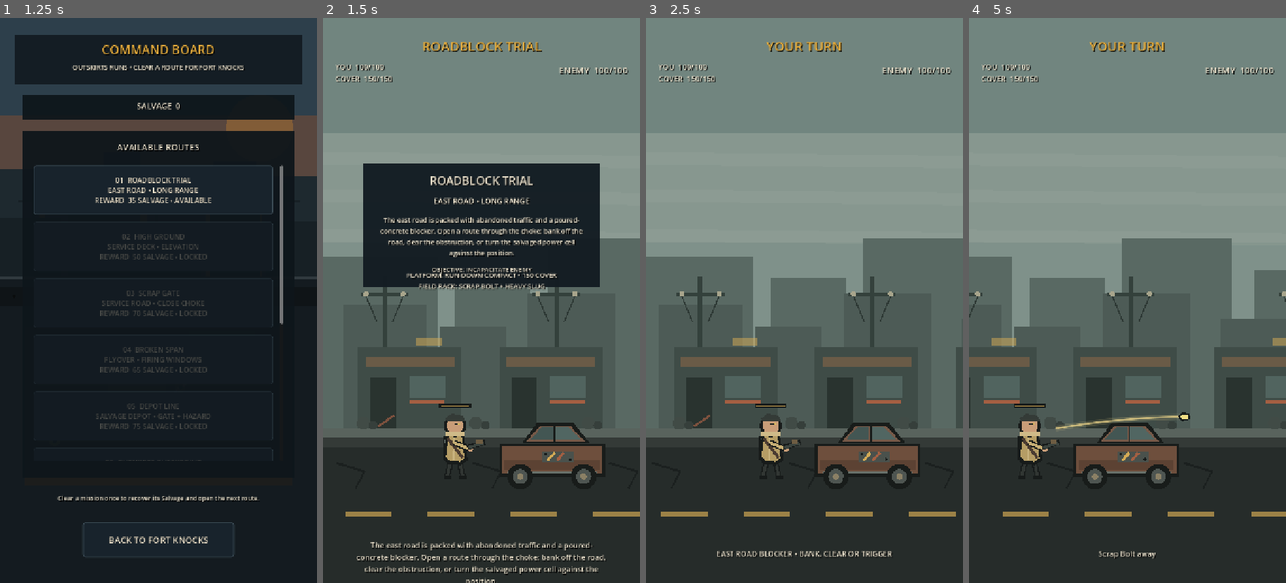
Above: before the commit, frames 1-4 (left to right).
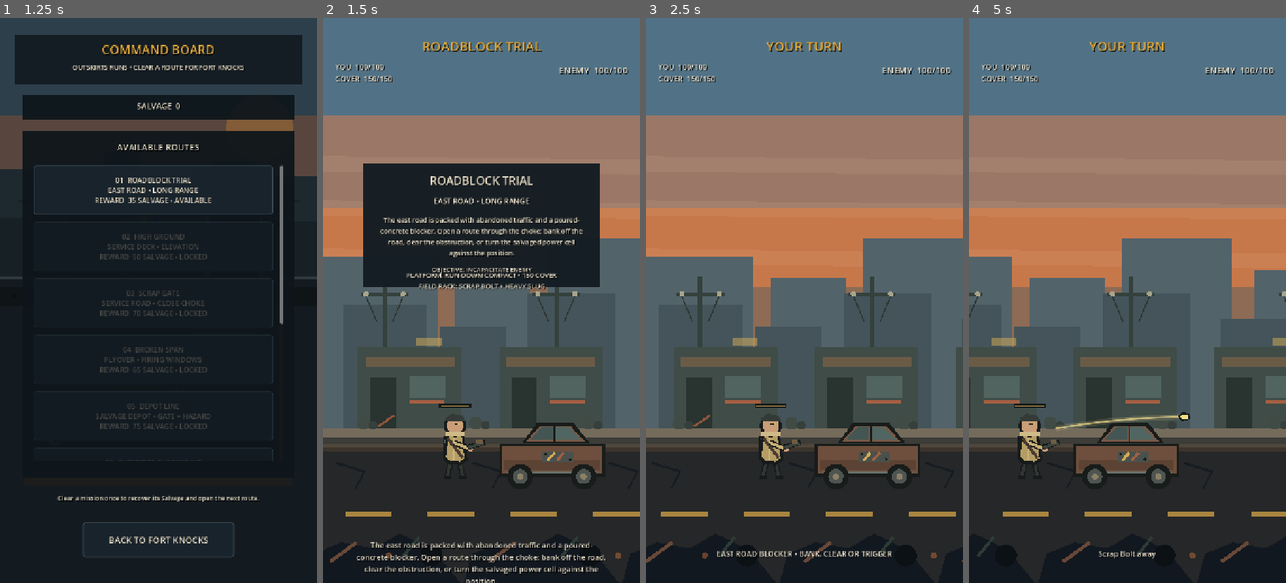
Above: after the commit, the same moments.

Repository: phantompixel-developer/FortKnocks
Game: Godot game, scene res://game/core/app.tscn
Two runs of this game, one before a commit and one after it. Both use one fixed random seed, a clock stepped at 60 frames per second and the inputs below.
Inputs (mouse positions are in pixels of both pictures, inside the frame that each line leads up to):
- Up to frame 1 (1.25 s): click "COMMAND BOARD CHOOSE THE NEXT…" at 0.5 s
- Up to frame 2 (1.5 s): click "01 ROADBLOCK TRIAL EAST ROAD …" at 1.25 s
- Up to frame 3 (2.5 s): tap Enter at 2 s; move the mouse to (874, 272) at 2.02 s; click (874, 272) at 2.17 s
- Up to frame 4 (5 s): drag from (1064, 328) to (1111, 413) at 2.77 s; move the mouse to (1159, 176) at 3.52 s; click (1159, 176) at 3.67 s; drag from (1111, 413) to (1032, 215) at 4.27 s

Frame 1 is identical in both runs. In frame 2, 31% of the frame differs, in the area x 0-100%, y 0-98%; in frame 3, 45%; in frame 4, 45%.

Commit message:
style: apply locked cinematic battlefield depth

Diff:
--- a/game/battle/battlefield_visual.gd
+++ b/game/battle/battlefield_visual.gd
@@ -33,12 +33,16 @@
 	_draw_foreground_dressing()
 
 func _draw_atmosphere() -> void:
-	draw_rect(Rect2(0, 0, WORLD_WIDTH, WORLD_HEIGHT), Color("7f918a"))
-	draw_rect(Rect2(0, 0, WORLD_WIDTH, 260), Color("71857f"))
-	draw_rect(Rect2(0, 260, WORLD_WIDTH, 250), Color("87978f"))
-	draw_circle(Vector2(1780, 184), 92.0, Color("d2c797", 0.34))
-	for y in [318.0, 402.0, 492.0]:
-		draw_line(Vector2(0, y), Vector2(WORLD_WIDTH, y + 24.0), Color("b7beb0", 0.11), 28.0)
+	# Locked visual reference: warm cinematic horizon with cooler upper atmosphere.
+	draw_rect(Rect2(0, 0, WORLD_WIDTH, WORLD_HEIGHT), Color("6f8792"))
+	draw_rect(Rect2(0, 0, WORLD_WIDTH, 220), Color("517286"))
+	draw_rect(Rect2(0, 220, WORLD_WIDTH, 210), Color("9b7767"))
+	draw_rect(Rect2(0, 430, WORLD_WIDTH, 255), Color("c7784b"))
+	draw_rect(Rect2(0, 610, WORLD_WIDTH, 320), Color("8d6b54"))
+	draw_circle(Vector2(1780, 204), 100.0, Color("f4c56c", 0.68))
+	draw_circle(Vector2(1780, 204), 146.0, Color("ed9a53", 0.10))
+	for y in [330.0, 430.0, 540.0]:
+		draw_line(Vector2(0, y), Vector2(WORLD_WIDTH, y + 24.0), Color("f2d4ad", 0.09), 34.0)
 
 func _draw_far_outskirts() -> void:
 	# Two non-colliding silhouette layers create 2.5D depth while gameplay stays 2D.
@@ -52,7 +56,7 @@
 		Rect2(1660, 520, 210, 410),
 		Rect2(1910, 575, 250, 355),
 	]:
-		draw_rect(rect, Color("596963"))
+		draw_rect(rect, Color("53636a"))
 	for rect in [
 		Rect2(45, 650, 190, 280),
 		Rect2(265, 700, 150, 230),
@@ -63,7 +67,7 @@
 		Rect2(1510, 625, 240, 305),
 		Rect2(1810, 680, 220, 250),
 	]:
-		draw_rect(rect, Color("4d5b56"))
+		draw_rect(rect, Color("44545a"))
 
 	# Utility poles repeat across the campaign and become a recognisable Outskirts motif.
 	for x in range(140, 2140, 390):
@@ -152,18 +156,46 @@
 		draw_line(Vector2(p.x + 18, p.y - 42), Vector2(p.x + 112, p.y - 13), Color("85513f"), 6.0)
 
 func _draw_road() -> void:
-	draw_rect(Rect2(0, ROAD_TOP, WORLD_WIDTH, WORLD_HEIGHT - ROAD_TOP), Color("262c2a"))
-	draw_rect(Rect2(0, ROAD_TOP, WORLD_WIDTH, 20), Color("59635d"))
-	draw_rect(Rect2(0, ROAD_TOP + 20, WORLD_WIDTH, 22), Color("343a37"))
+	draw_rect(Rect2(0, ROAD_TOP, WORLD_WIDTH, WORLD_HEIGHT - ROAD_TOP), Color("252728"))
+	draw_rect(Rect2(0, ROAD_TOP, WORLD_WIDTH, 20), Color("756b5b"))
+	draw_rect(Rect2(0, ROAD_TOP + 20, WORLD_WIDTH, 22), Color("3c3c38"))
 	for x in range(50, 2140, 188):
-		draw_rect(Rect2(x, 1118, 106, 10), Color("d4aa55", 0.68))
+		draw_rect(Rect2(x, 1118, 106, 10), Color("dca948", 0.72))
 	for x in range(30, 2140, 310):
-		draw_line(Vector2(x, 1008), Vector2(x + 66, 1028), Color("171c1b", 0.72), 5.0)
-		draw_line(Vector2(x + 64, 1028), Vector2(x + 44, 1066), Color("171c1b", 0.72), 4.0)
+		draw_line(Vector2(x, 1008), Vector2(x + 66, 1028), Color("111820", 0.74), 5.0)
+		draw_line(Vector2(x + 64, 1028), Vector2(x + 44, 1066), Color("111820", 0.74), 4.0)
+	# Warm edge dust separates the gameplay road from the background without
+	# changing any collision or trajectory geometry.
+	draw_line(Vector2(0, ROAD_TOP + 44), Vector2(WORLD_WIDTH, ROAD_TOP + 44), Color("c9824f", 0.14), 18.0)
 
 func _draw_foreground_dressing() -> void:
+	# Approved secondary-reference treatment: darker near-camera framing creates
+	# depth while remaining behind all gameplay actors and projectile visuals.
 	for x in range(92, 2140, 255):
 		draw_circle(Vector2(x, 918), 15, Color("414b46"))
 		draw_circle(Vector2(x + 22, 923), 10, Color("363f3b"))
 		if int(x / 255) % 3 == 0:
-			draw_line(Vector2(x + 34, 925), Vector2(x + 70, 900), Color("7d513e"), 5.0)
+			draw_line(Vector2(x + 34, 925), Vector2(x + 70, 900), Color("91563c"), 5.0)
+
+	# Near-camera concrete, wreck and scrub silhouettes. Keep these low so the
+	# launch subject, trajectory corridor and authored interactives stay clear.
+	for x in range(-40, 2180, 360):
+		draw_polygon(
+			PackedVector2Array([
+				Vector2(x, 1280),
+				Vector2(x + 18, 1214),
+				Vector2(x + 82, 1188),
+				Vector2(x + 156, 1202),
+				Vector2(x + 214, 1168),
+				Vector2(x + 290, 1204),
+				Vector2(x + 352, 1280),
+			]),
+			PackedColorArray([Color("111820", 0.96)])
+		)
+		draw_line(Vector2(x + 56, 1232), Vector2(x + 116, 1188), Color("684838"), 8.0)
+		draw_line(Vector2(x + 222, 1220), Vector2(x + 258, 1176), Color("2e3b35"), 7.0)
+		draw_circle(Vector2(x + 286, 1218), 25.0, Color("0c1115"))
+
+	# Small warm accents prevent the foreground from reading as a flat black bar.
+	for x in range(150, 2100, 520):
+		draw_circle(Vector2(x, 1218), 7.0, Color("c66f3c", 0.48))
